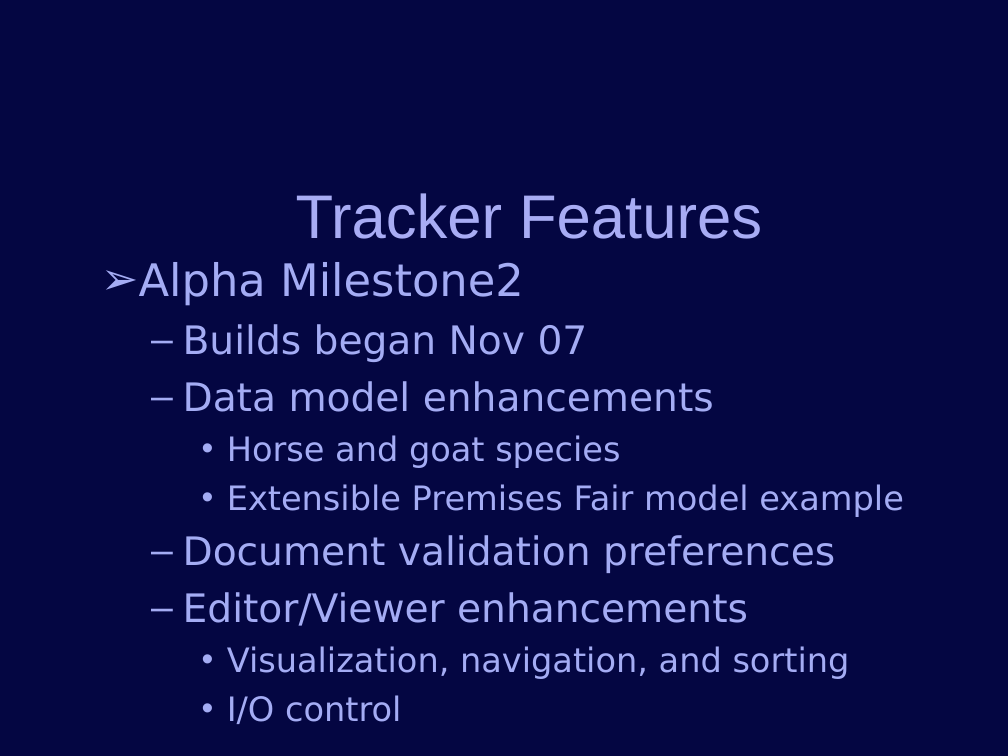
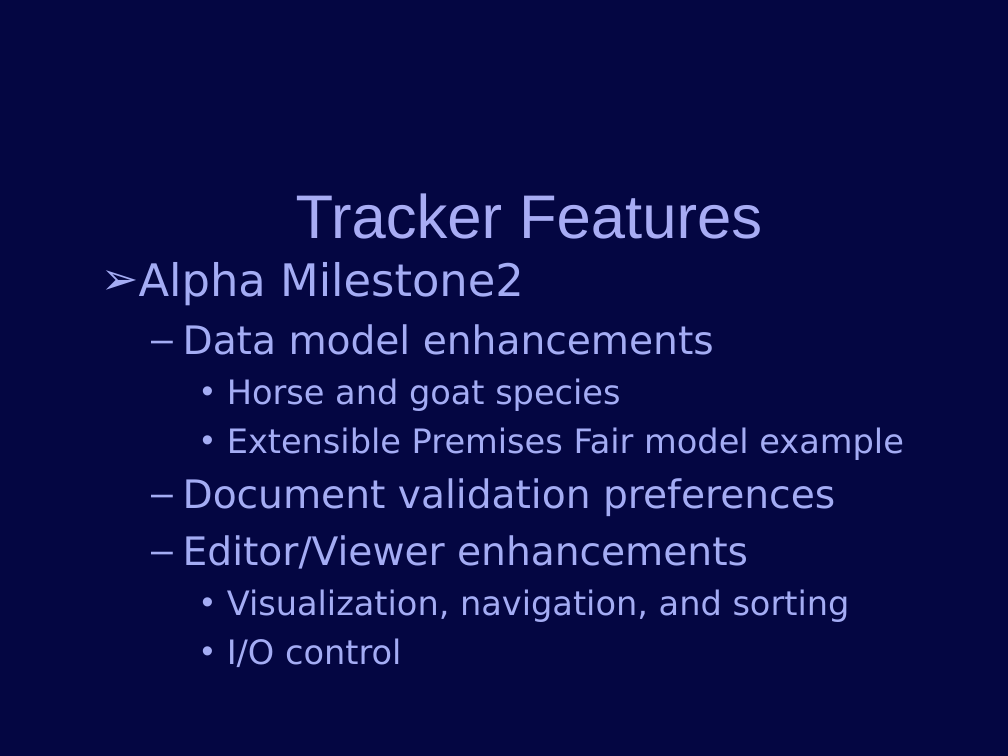
Before and after one commit to jconlon/Tracker, a slide deck: slide 10 of tracker/trunk/com.verticon.tracker.documentation/src/Tracker Introduction.odp. Drawn at 1008x756 pixels with LibreOffice and Linux fonts; fonts in the diff are those of the drawing; background and template pictures are left out. Boxes give left, top, right and bottom in pixels: in the first picture for what was removed or moved away, otherwise in the second. Text is boxed around its words. In the diff, an @@ line names an element or a change of style, - is before the commit and + after.

Commit message:
CLOSED - # 177: Build product 0.2.7 http://localhost:8000/tracker/ticket/177

```diff
--- a/tracker/trunk/com.verticon.tracker.documentation/src/Tracker Introduction.odp
+++ b/tracker/trunk/com.verticon.tracker.documentation/src/Tracker Introduction.odp
@@ text at [183,324,588,362]: paragraph removed @@
-  – Builds began Nov 07
```
Also in this commit, not shown: 2 other slides changed.
